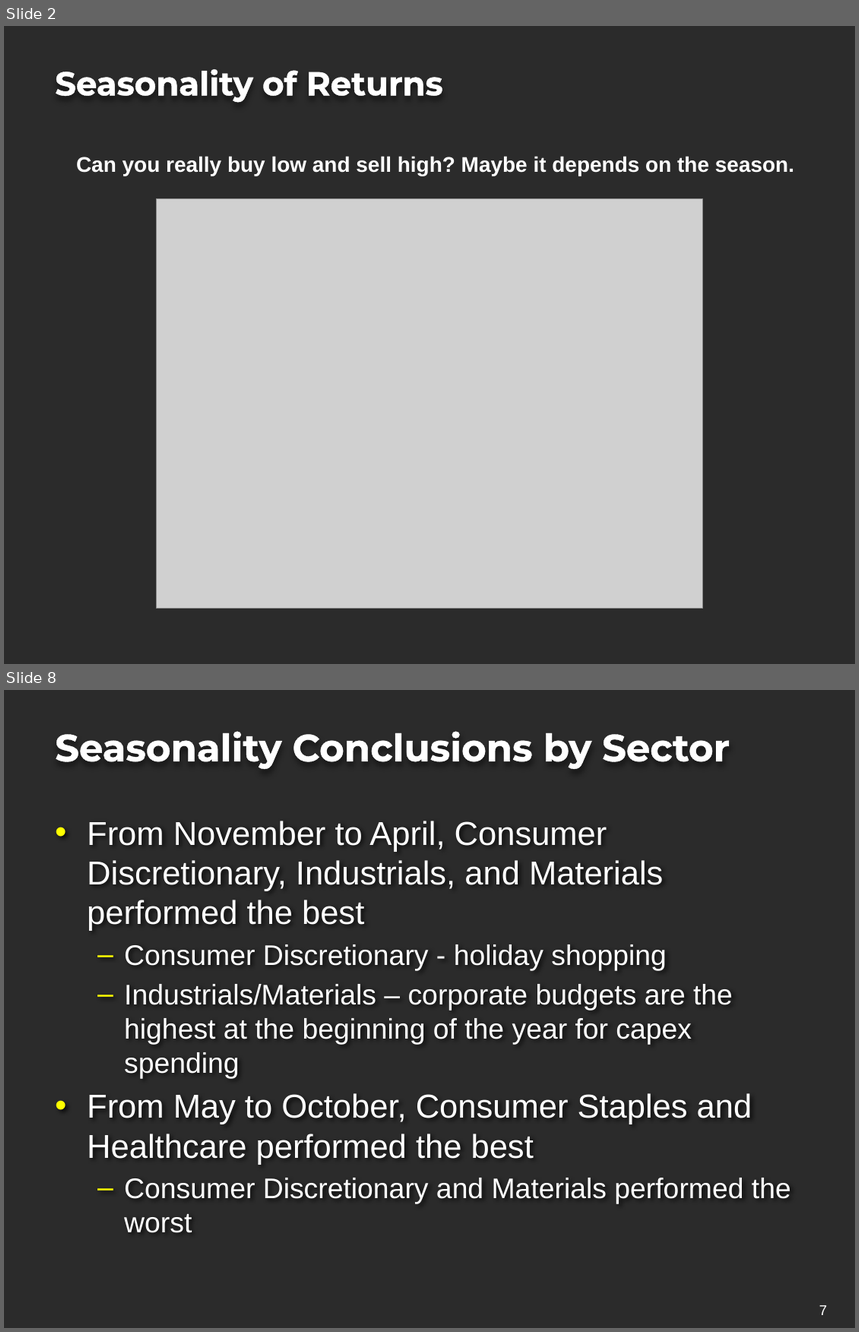
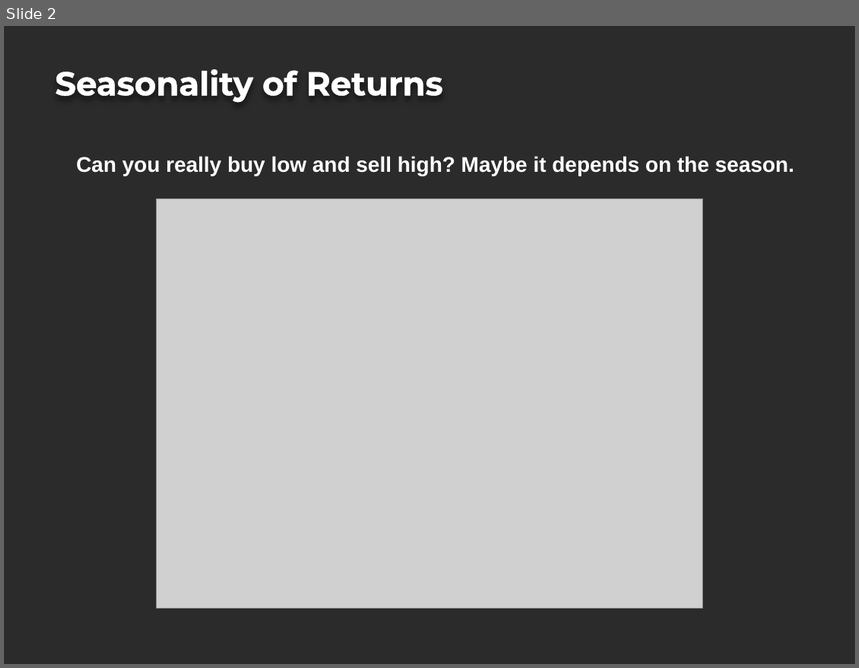
Before and after one commit to projectoneda/projectone, a slide deck: Portfolio Strategy Project.pptx. Shown one above the other, each under a label of ours: slides 2 and 8 before the commit, slide 2 after it; the slides between them are not shown. The pictures are 859x1332 and 859x668 pixels, drawn with LibreOffice and Linux fonts; fonts in the diff are those of the drawing; grey boxes stand for pictures; background and template pictures are left out; a plain dark background stands for a picture behind light text. Boxes give left, top, right and bottom in pixels: in the first picture for what was removed or moved away, otherwise in the second. Text is boxed around its words. In the diff, an @@ line names an element or a change of style, - is before the commit and + after.

```diff
--- a/Portfolio Strategy Project.pptx
+++ b/Portfolio Strategy Project.pptx
@@ slide 8 removed at [4, 690, 855, 1328], background picture (left out) @@
@@ title removed at [55, 731, 730, 769] @@
-Seasonality Conclusions by Sector
@@ text removed at [87, 821, 791, 1233] @@
-• From November to April, Consumer Discretionary, Industrials, and Materials performed the best
-  – Consumer Discretionary - holiday shopping
-  – Industrials/Materials – corporate budgets are the highest at the beginning of the year for capex spending
-• From May to October, Consumer Staples and Healthcare performed the best
-  – Consumer Discretionary and Materials performed the worst
@@ page number removed at [819, 1306, 827, 1315] @@
-7
```
Also in this commit, not shown: 3 slides changed, 1 slide added, 2 other slides removed, 2 other files.
